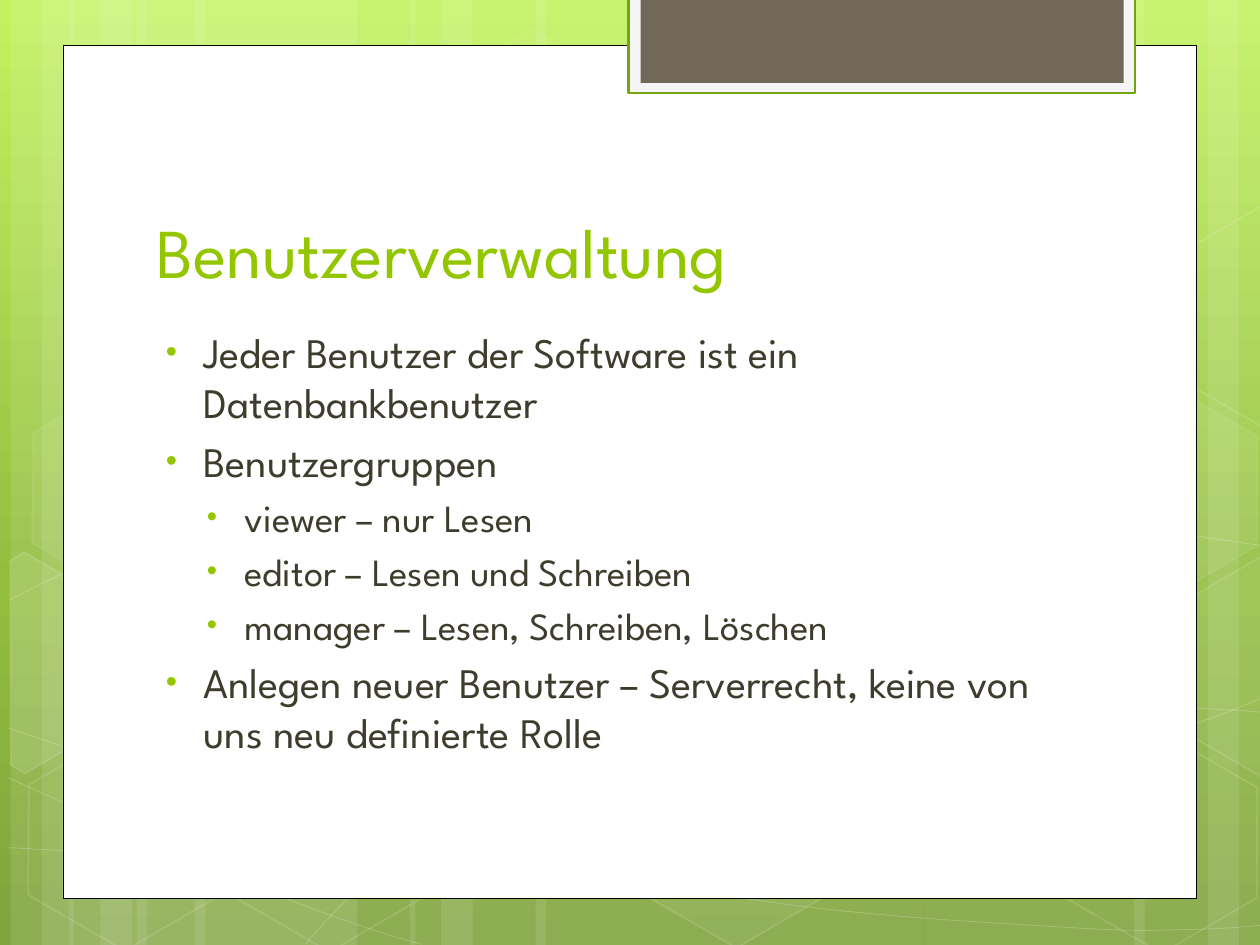
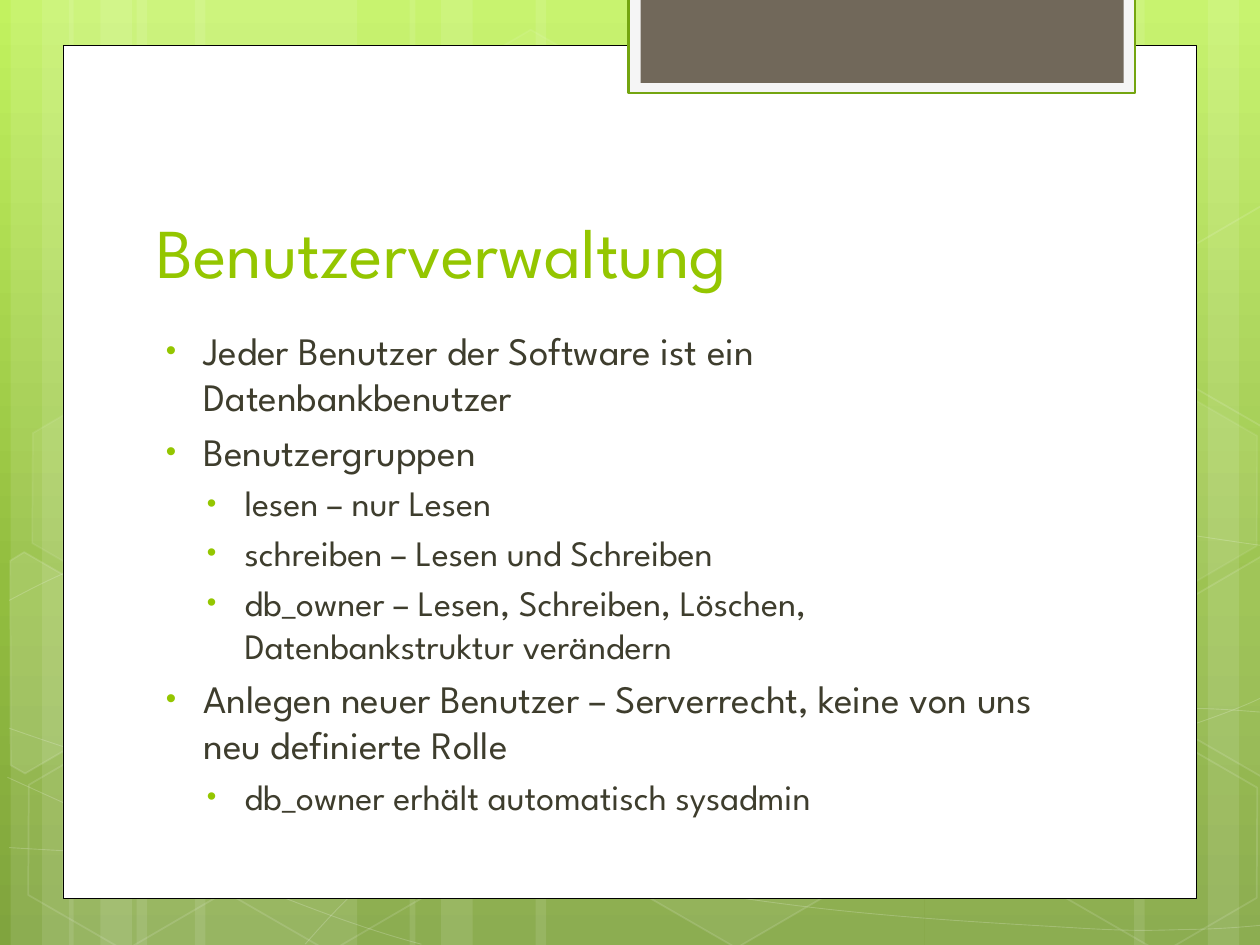
Before and after one commit to mabako/whz-db-ss12, a slide deck: slide 16 of Praesentation Datenbanken II.pptx. Drawn at 1260x945 pixels with LibreOffice and Linux fonts; fonts in the diff are those of the drawing. Boxes give left, top, right and bottom in pixels: in the first picture for what was removed or moved away, otherwise in the second. Text is boxed around its words. In the diff, an @@ line names an element or a change of style, - is before the commit and + after.

```diff
--- a/Praesentation Datenbanken II.pptx
+++ b/Praesentation Datenbanken II.pptx
@@ text at (204,338,1032,760): size 24 to 22.2 pt in "Jeder Benutzer der Software ist ein Datenbankbenutzer", "Benutzergruppen", "Anlegen neuer Benutzer – Serverrecht, keine von ..." @@
@@ text at (245,491,806,660): text changed; size 22 to 20.4 pt @@
-  • viewer – nur Lesen
-  • editor – Lesen und Schreiben
-  • manager – Lesen, Schreiben, Löschen
+  • lesen – nur Lesen
+  • schreiben – Lesen und Schreiben
+  • db_owner – Lesen, Schreiben, Löschen, Datenbankstruktur verändern
@@ text at (245,785,811,818): paragraph added @@
+  • db_owner erhält automatisch sysadmin
```
Also in this commit, not shown: 1 other slide changed, 1 slide added.
